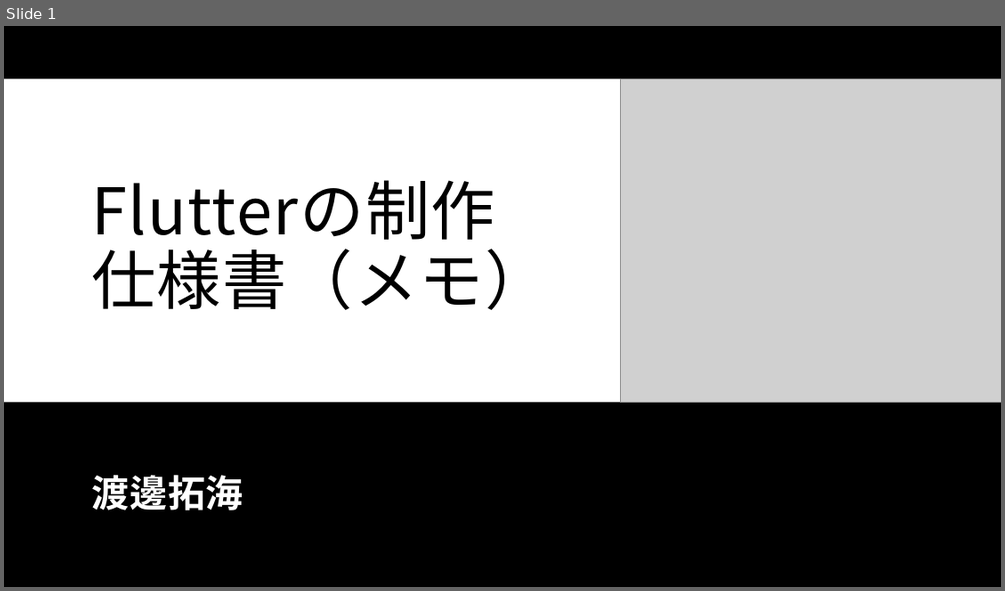
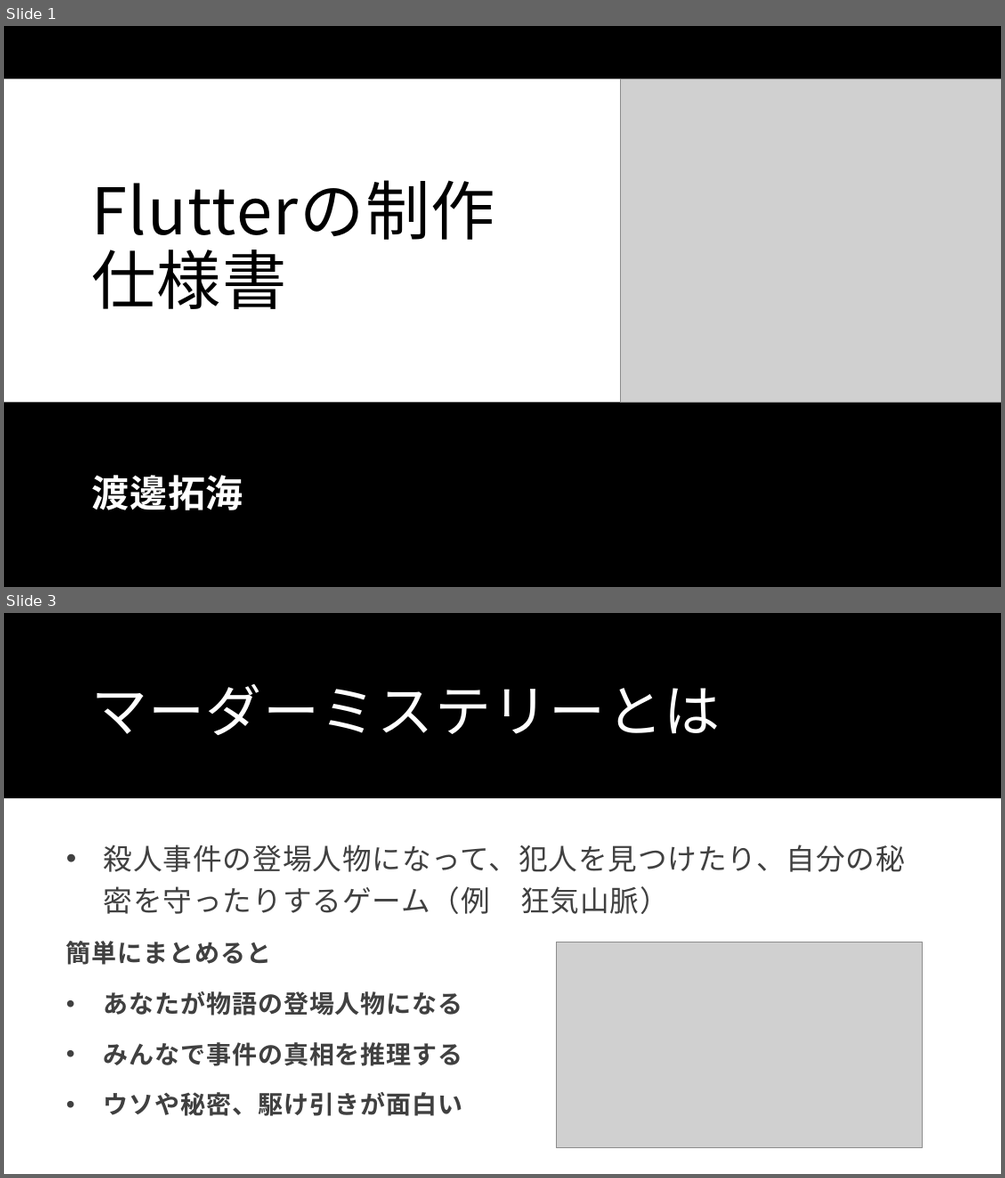
Before and after one commit to Wtnbtkm/flutter_application_1, a slide deck: Flutterの制作仕様書・アイディア（メモ）.pptx. Shown one above the other, each under a label of ours: slide 1 before the commit, slides 1 and 3 after it; the slides between them are not shown. The pictures are 1005x591 and 1005x1178 pixels, drawn with LibreOffice and Linux fonts; fonts in the diff are those of the drawing; grey boxes stand for pictures. Boxes give left, top, right and bottom in pixels: in the first picture for what was removed or moved away, otherwise in the second. Text is boxed around its words. In the diff, an @@ line names an element or a change of style, - is before the commit and + after.

Commit message:
パワーポイント（発表するためのスライドの追加）

```diff
--- a/Flutterの制作仕様書・アイディア（メモ）.pptx
+++ b/Flutterの制作仕様書・アイディア（メモ）.pptx
@@ slide 3 added at bbox=[4, 613, 1001, 1174], background #FFFFFF @@
@@ rectangle added at bbox=[4, 613, 1001, 798], fill #000000 @@
@@ title added at bbox=[91, 684, 720, 735], 54 pt, text #FFFFFF @@
+マーダーミステリーとは
@@ text added at bbox=[66, 844, 905, 1116], 24 pt, text #404040, bold @@
+• 殺人事件の登場人物になって、犯人を見つけたり、自分の秘密を守ったりするゲーム（例 狂気山脈）
+簡単にまとめると
+• あなたが物語の登場人物になる
+• みんなで事件の真相を推理する
+• ウソや秘密、駆け引きが面白い
@@ picture added at bbox=[556, 942, 922, 1149] @@
@@ slide 1 changed as well @@
@@ title at bbox=[91, 238, 550, 310]: text changed @@
-Flutterの制作仕様書（メモ）
+Flutterの制作仕様書
```
Also in this commit, not shown: 19 other slides added, 2 slides removed.
